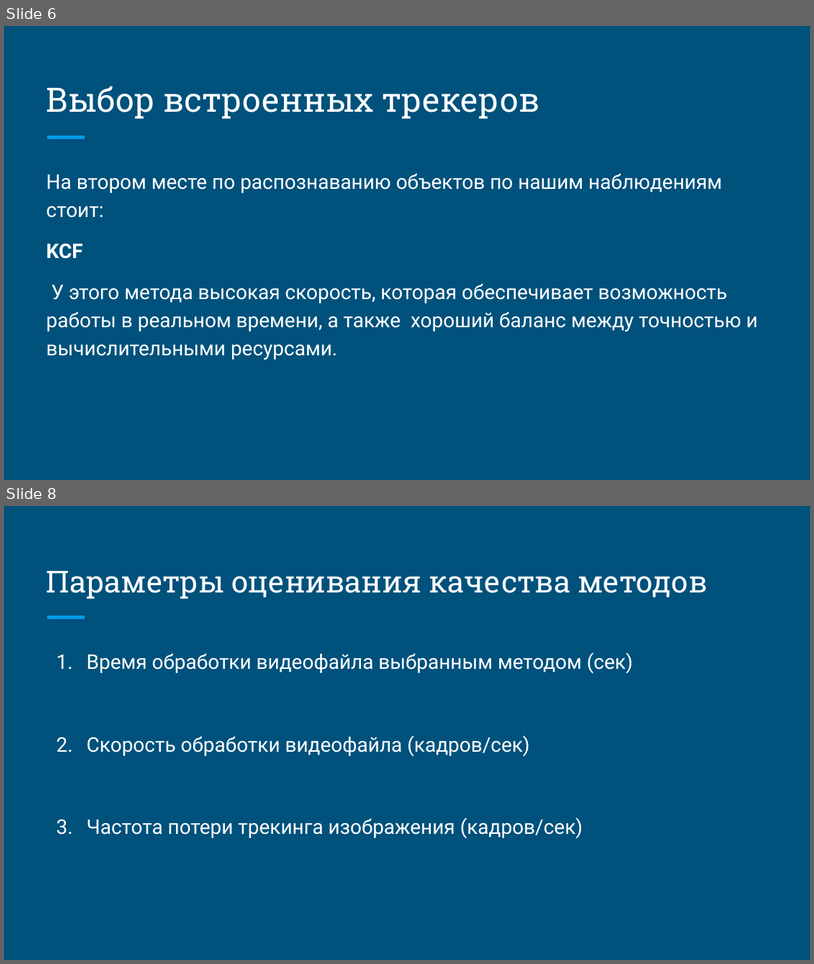
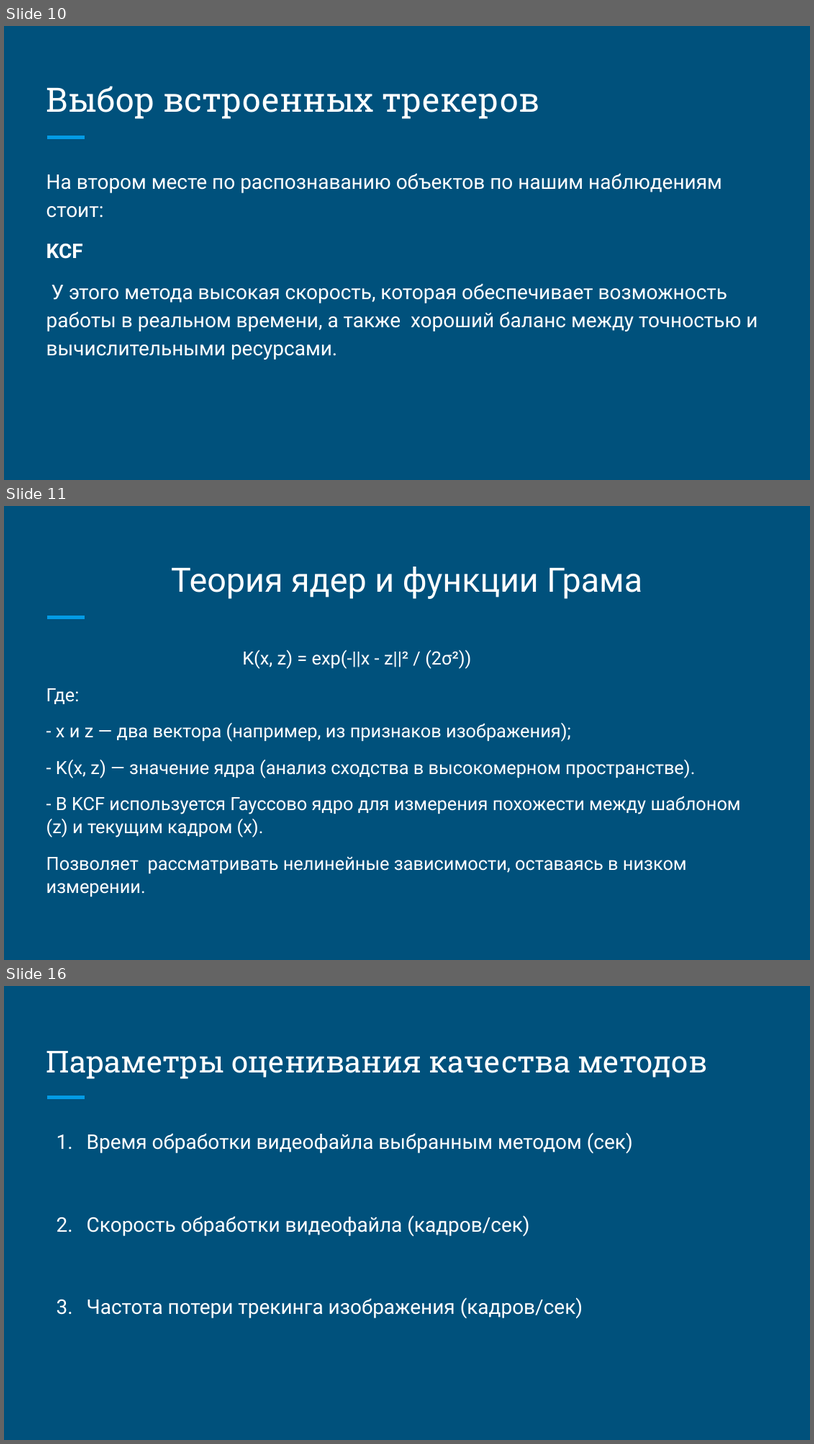
Before and after one commit to MilenNastya/Motion_Detection, a slide deck: Индивидуальное задание №1 Методы трекинга объекта.pptx. Shown one above the other, each under a label of ours: slides 6 and 8 before the commit, slides 10, 11 and 16 after it; the slides between them are not shown. The pictures are 814x964 and 814x1444 pixels, drawn with LibreOffice and Linux fonts; fonts in the diff are those of the drawing. Boxes give left, top, right and bottom in pixels: in the first picture for what was removed or moved away, otherwise in the second. Text is boxed around its words. In the diff, an @@ line names an element or a change of style, - is before the commit and + after.

```diff
--- a/Индивидуальное задание №1 Методы трекинга объекта.pptx
+++ b/Индивидуальное задание №1 Методы трекинга объекта.pptx
@@ slide 11 added at (4,506,810,960), background #00517C; not listed: 1 template element that a slide beside it also shows @@
@@ title added at (171,566,643,599), 30 pt, text #FFFFFF @@
+Теория ядер и функции Грама
@@ text added at (46,650,741,896), 16.3 pt, text #FFFFFF @@
+K(x, z) = exp(-||x - z||² / (2σ²))
+Где:
+- x и z — два вектора (например, из признаков изображения);
+- K(x, z) — значение ядра (анализ сходства в высокомерном пространстве).
+- В KCF используется Гауссово ядро для измерения похожести между шаблоном (z) и текущим кадром (x).
+Позволяет рассматривать нелинейные зависимости, оставаясь в низком измерении.
@@ what was slide 6 is now slide 10 @@
@@ what was slide 8 is now slide 16 @@
```
Also in this commit, not shown: 2 slides changed, 9 other slides added.
